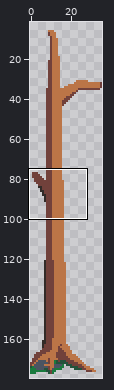
One commit to this sprite sheet: asset/tower/stoneage-tower/stoneage_tower.png. The picture above shows the old version from afar; the outline marks the close-up.
Close-up. The starting point:
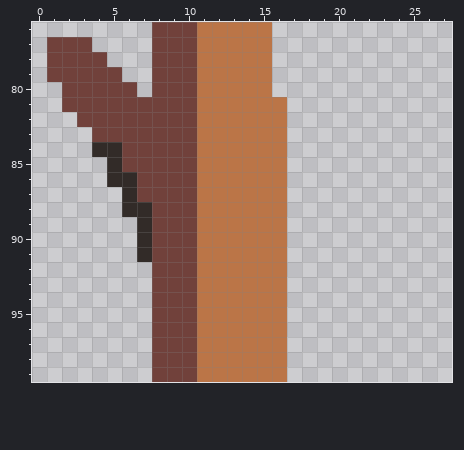
The file is 36x180 pixels. Shown: x 0..27, y 76..99. The wide view leaves out empty margins.
Now the later version:
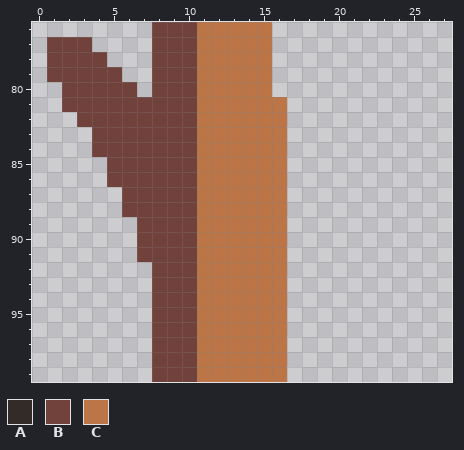
Palette (. is transparent): A #322b28  B #71413b  C #bb7547
The edit:
Colour A gives way to colour B in row 84 at x 4 to 5; in row 85 at x 5; in row 86 at x 5 to 6; in row 87 at x 6; in row 88 at x 6 to 7; in rows 89 to 91 at x 7.
Pixel boxes of the changes (left, top, right, bottom) in both close-ups:
changed: (92, 142, 152, 262)
